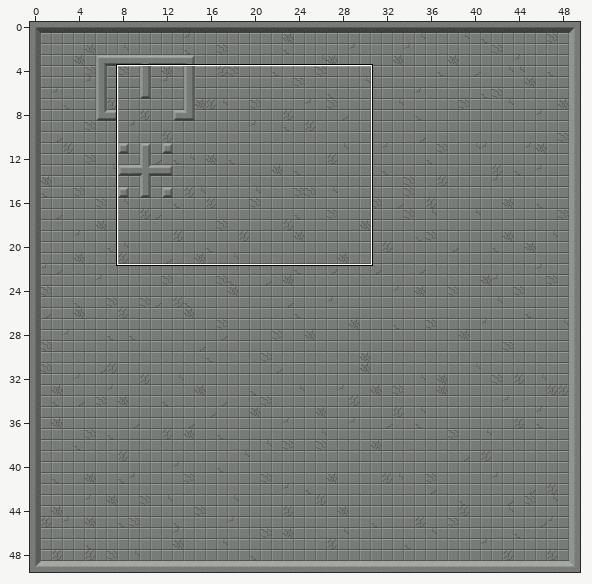
One commit to this Tiled map: Raw/TileMaps/level1.tmx. Above: a wide view before the commit, with the close-up outlined.
Close-up. Old version:
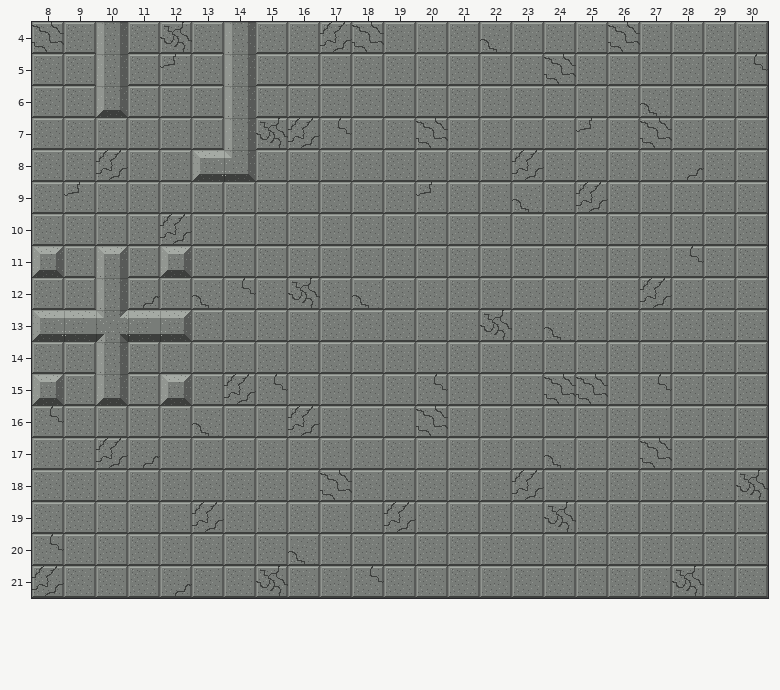
Cells are 32x32 px. Shown: x 8..30, y 4..21.
The same view after the edit:
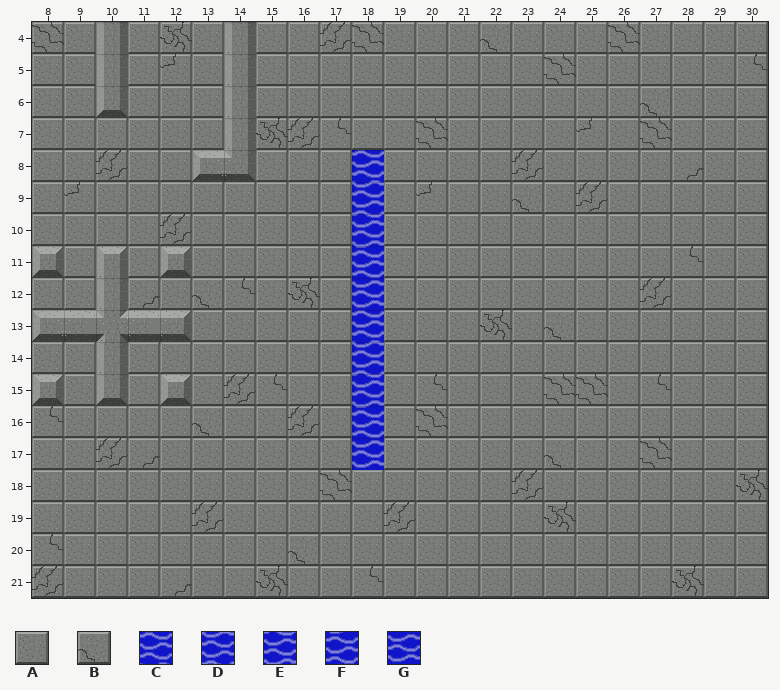
Key: from "masterTileSet": A 0, B 1, C 225, D 257, E 289, F 321, G 353.
_ is an empty cell.
The author wrote: animated tiles working
From old to new:
Layer "belowGround":
Tile C now appears in row 8 at x 18; in row 13 at x 18.
Tile D now appears in row 9 at x 18; in row 14 at x 18.
Tile E now appears in row 10 at x 18; in row 15 at x 18.
Tile F now appears in row 11 at x 18; in row 16 at x 18.
Tile G now appears in row 12 at x 18; in row 17 at x 18.
Layer "ground":
Tile A is removed in rows 8 to 11 at x 18; in rows 13 to 17 at x 18.
Tile B is removed in row 12 at x 18.
Boxes around the changes in both close-ups, in picture pixels (x1, y1, x2, y2):
changed: (352, 150, 384, 470)
